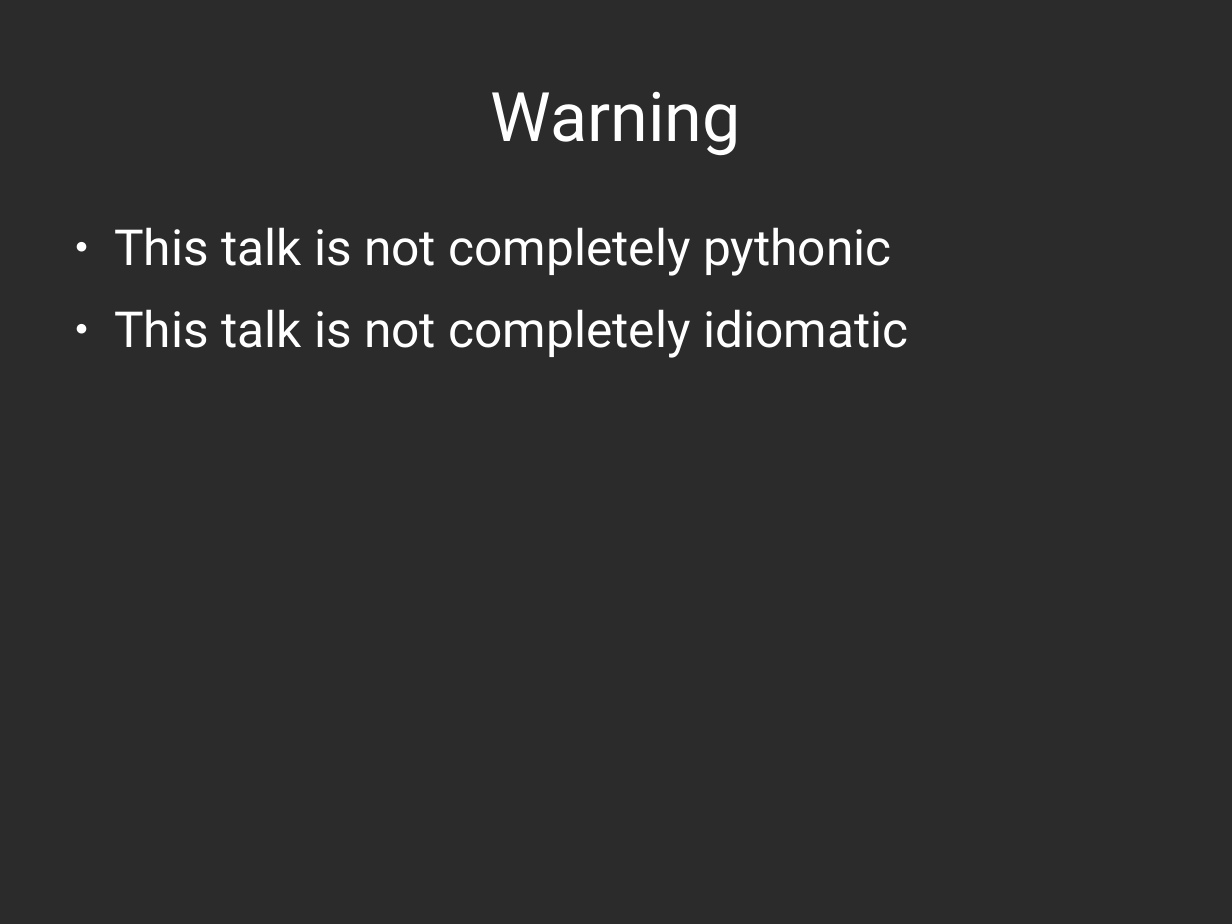
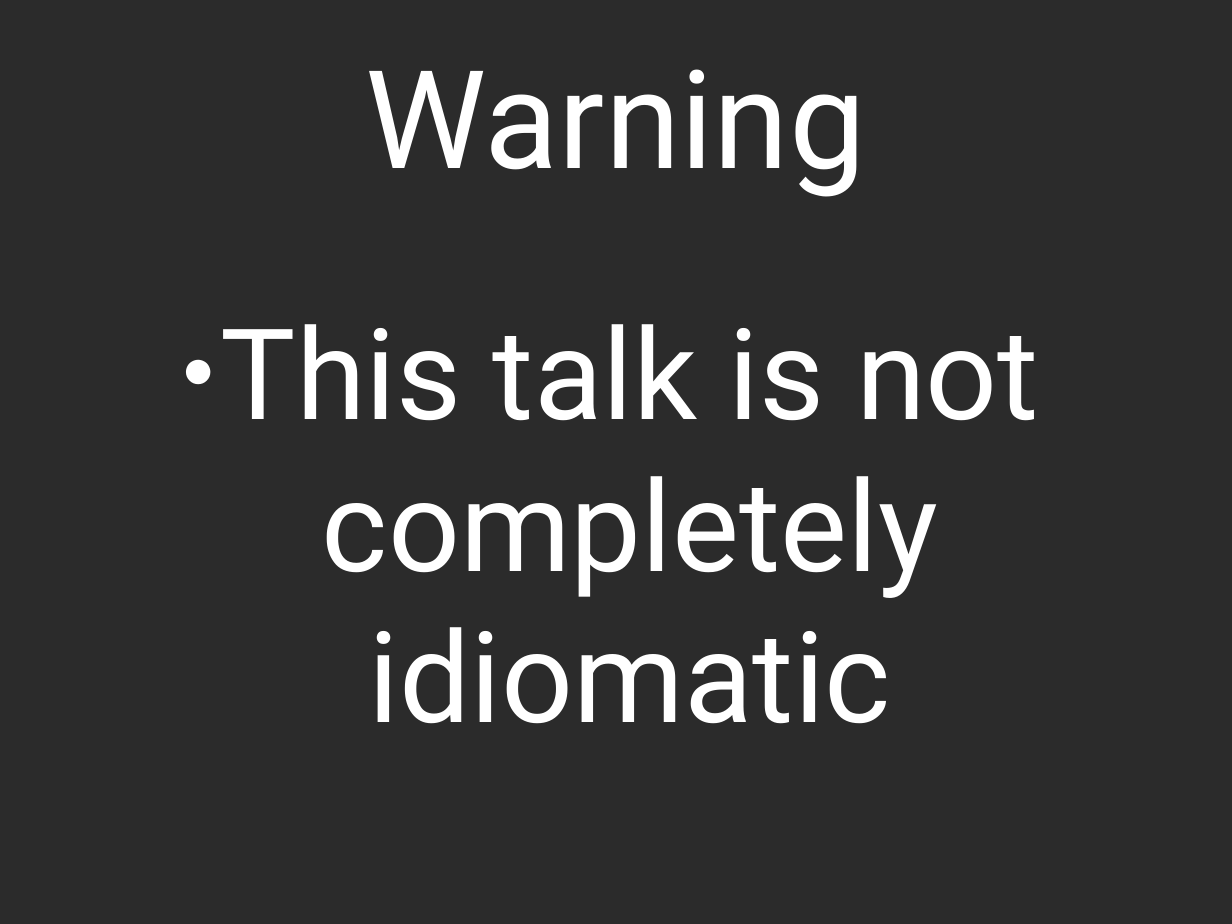
Before and after one commit to abramhindle/python-iteration-talk, a slide deck: slide 2 of iteration-talk.odp. Drawn at 1232x924 pixels with LibreOffice and Linux fonts; fonts in the diff are those of the drawing; background and template pictures are left out; a plain dark background stands for a picture behind light text. Boxes give left, top, right and bottom in pixels: in the first picture for what was removed or moved away, otherwise in the second. Text is boxed around its words. In the diff, an @@ line names an element or a change of style, - is before the commit and + after.

```diff
--- a/iteration-talk.odp
+++ b/iteration-talk.odp
@@ title "Warning": place and size @@
-title "Warning" at [491, 91, 741, 156]
+title "Warning" at [366, 69, 866, 197]
@@ title "Warning" at [366, 69, 866, 197]: size 44 to 88 pt @@
@@ text "This talk is not completely ..." at [221, 324, 1039, 724]: size 32 to 81.4 pt; alignment left to centre @@
@@ text at [114, 227, 892, 276]: paragraph removed @@
-● This talk is not completely pythonic
```
Also in this commit, not shown: 9 other slides changed, 2 slides added, 3 slides removed, 2 other files.
